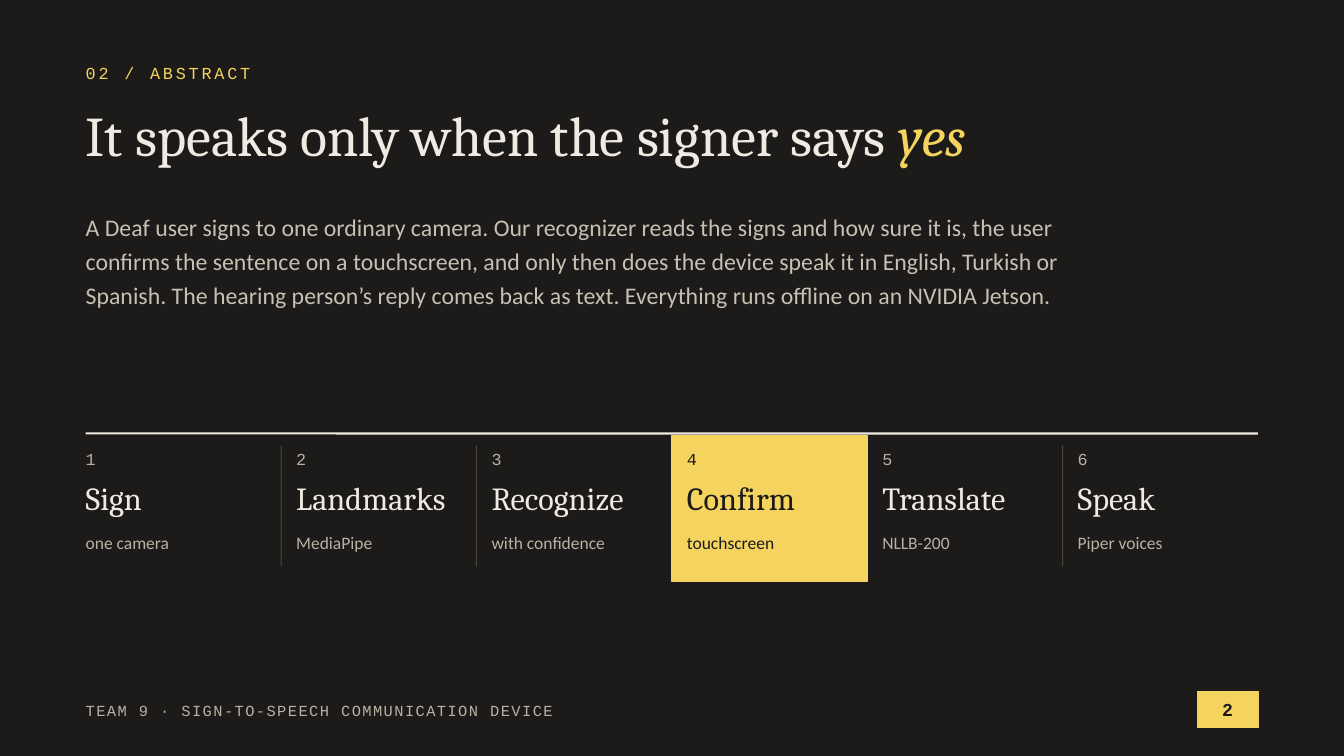
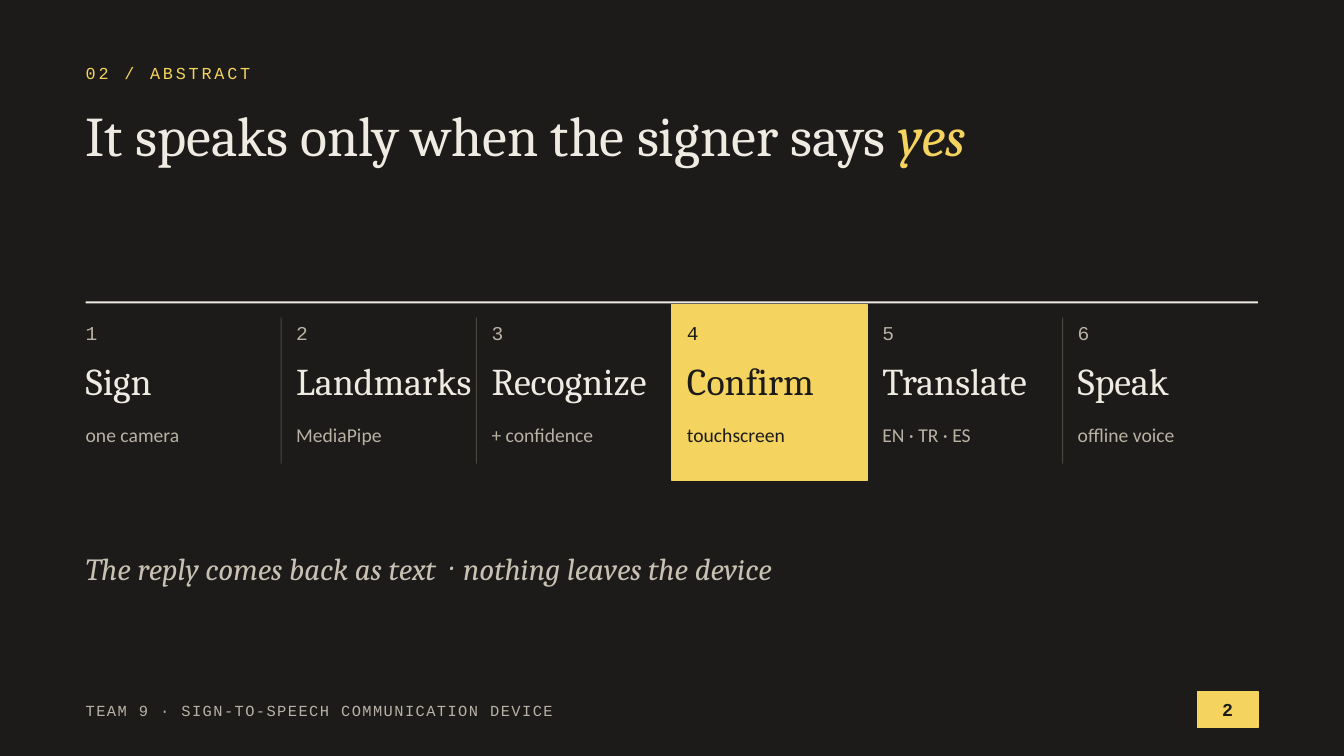
Before and after one commit to anxious956/Multilingual-Sign-to-Speech-Communication-Device, a slide deck: slide 2 of docs/presentation/Team9_Proposal_Presentation.pptx. Drawn at 1344x756 pixels with LibreOffice and Linux fonts; fonts in the diff are those of the drawing. Boxes give left, top, right and bottom in pixels: in the first picture for what was removed or moved away, otherwise in the second. Text is boxed around its words. In the diff, an @@ line names an element or a change of style, - is before the commit and + after.

```diff
--- a/docs/presentation/Team9_Proposal_Presentation.pptx
+++ b/docs/presentation/Team9_Proposal_Presentation.pptx
@@ text removed at [86, 219, 1058, 308] @@
-A Deaf user signs to one ordinary camera. Our recognizer reads the signs and how sure it is, the user confirms the sentence on a touchscreen, and only then does the device speak it in English, Turkish or Spanish. The hearing person’s reply comes back as text. Everything runs offline on an NVIDIA Jetson.
@@ text "1": place and size @@
-text "1" at [86, 454, 96, 465]
+text "1" at [86, 327, 98, 340]
@@ line moved from (86, 434) - (1258, 434) to (86, 302) - (1258, 302) @@
@@ line moved from (281, 446) - (281, 567) to (281, 318) - (281, 464) @@
@@ text "2": place and size @@
-text "2" at [296, 454, 306, 465]
+text "2" at [296, 327, 308, 340]
@@ line moved from (477, 446) - (477, 567) to (477, 318) - (477, 464) @@
@@ text "3": place and size @@
-text "3" at [492, 454, 502, 465]
+text "3" at [492, 327, 504, 340]
@@ rectangle: place and size @@
-rectangle at [673, 436, 868, 582]
+rectangle at [673, 304, 868, 481]
@@ text "4": place and size @@
-text "4" at [687, 454, 697, 465]
+text "4" at [687, 327, 699, 340]
@@ text "5": place and size @@
-text "5" at [882, 454, 892, 465]
+text "5" at [882, 327, 894, 340]
@@ line moved from (1063, 446) - (1063, 567) to (1063, 318) - (1063, 464) @@
@@ size 12 to 14 pt in 6 elements at [86, 327, 98, 340], [296, 327, 308, 340], [492, 327, 504, 340], [687, 327, 699, 340], [882, 327, 894, 340], [1078, 327, 1090, 340] @@
@@ text "6": place and size @@
-text "6" at [1078, 454, 1088, 465]
+text "6" at [1078, 327, 1090, 340]
@@ text "Sign": place and size @@
-text "Sign" at [86, 488, 142, 517]
+text "Sign" at [86, 369, 152, 404]
@@ text "Landmarks": place and size @@
-text "Landmarks" at [296, 487, 445, 511]
+text "Landmarks" at [296, 368, 471, 396]
@@ text "Recognize": place and size @@
-text "Recognize" at [492, 488, 624, 517]
+text "Recognize" at [492, 369, 647, 404]
@@ text "Confirm": place and size @@
-text "Confirm" at [687, 487, 795, 511]
+text "Confirm" at [687, 368, 814, 396]
@@ text "Translate": place and size @@
-text "Translate" at [882, 487, 1005, 511]
+text "Translate" at [882, 369, 1026, 396]
@@ size 23 to 27 pt in 6 elements at [86, 369, 152, 404], [296, 368, 471, 396], [492, 369, 647, 404], [687, 368, 814, 396], [882, 369, 1026, 396], [1078, 368, 1169, 403] @@
@@ text "Speak": place and size @@
-text "Speak" at [1078, 487, 1156, 517]
+text "Speak" at [1078, 368, 1169, 403]
@@ text "one camera": place and size @@
-text "one camera" at [86, 540, 169, 549]
+text "one camera" at [86, 432, 179, 442]
@@ text "MediaPipe": place and size @@
-text "MediaPipe" at [296, 537, 372, 552]
+text "MediaPipe" at [296, 428, 381, 445]
@@ text at [506, 428, 593, 442]: text changed; size 12.5 to 14 pt @@
-with confidence
++ confidence
@@ size 12.5 to 14 pt in 3 elements at [86, 432, 179, 442], [296, 428, 381, 445], [687, 428, 785, 442] @@
@@ text "touchscreen": place and size @@
-text "touchscreen" at [687, 537, 774, 549]
+text "touchscreen" at [687, 428, 785, 442]
@@ text added at [882, 429, 970, 442], 14 pt, text #B9B2A4 @@
+EN · TR · ES
@@ text added at [1078, 428, 1175, 442], 14 pt, text #B9B2A4 @@
+offline voice
@@ text removed at [882, 537, 949, 549] @@
-NLLB-200
@@ text removed at [1078, 537, 1163, 552] @@
-Piper voices
@@ text added at [86, 558, 772, 587], 22 pt, text #C8C1B3, italic @@
+The reply comes back as text · nothing leaves the device
```
Also in this commit, not shown: 5 other slides changed, 1 other file.
